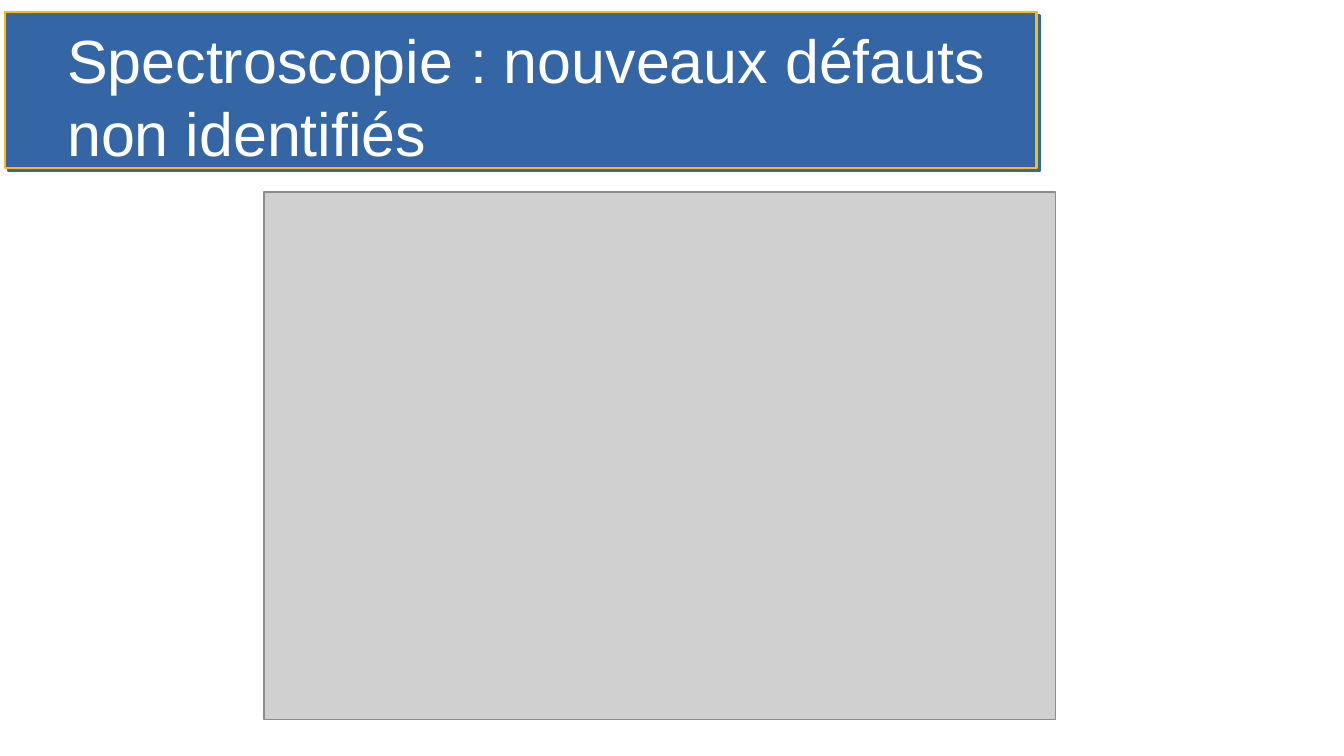
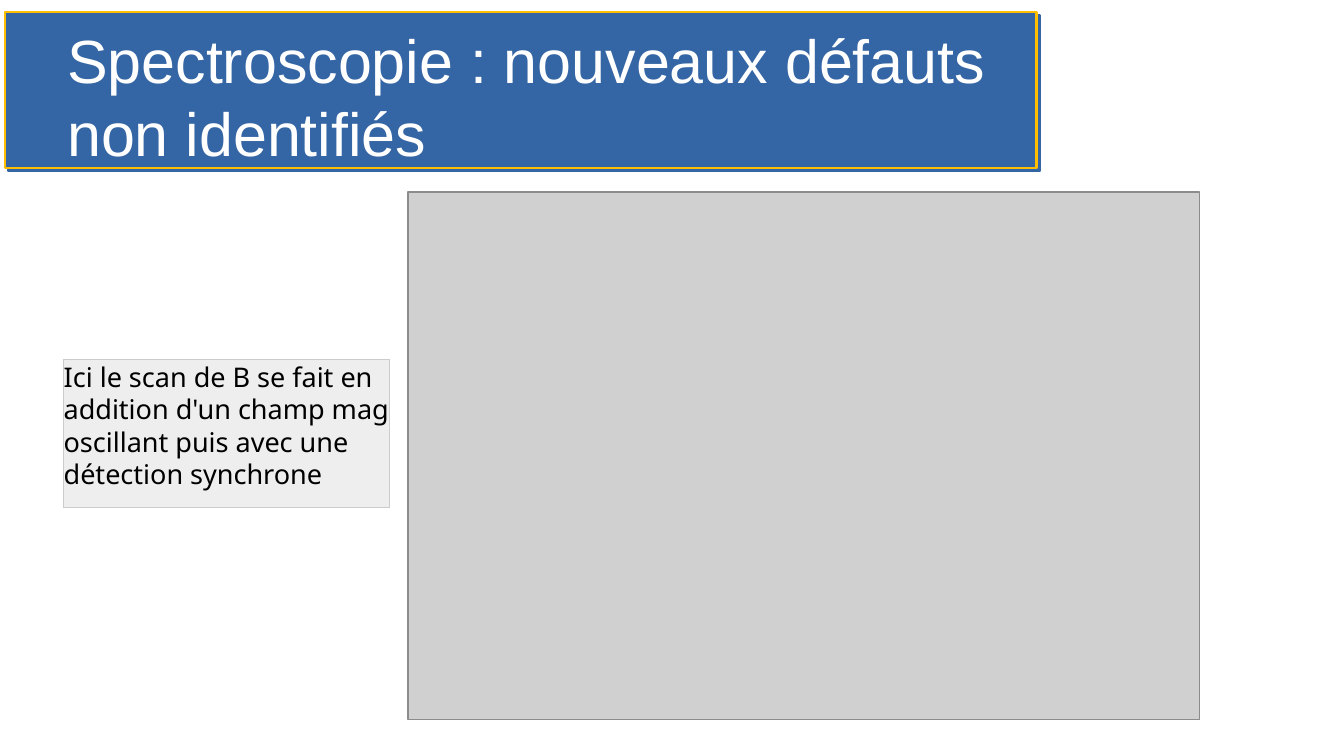
Before and after one commit to cpelletm/these, a slide deck: slide 10 of abstract/Comité 2/Comité 2.odp. Drawn at 1344x756 pixels with LibreOffice and Linux fonts; fonts in the diff are those of the drawing; grey boxes stand for pictures. Boxes give left, top, right and bottom in pixels: in the first picture for what was removed or moved away, otherwise in the second. Text is boxed around its words. In the diff, an @@ line names an element or a change of style, - is before the commit and + after.

```diff
--- a/abstract/Comité 2/Comité 2.odp
+++ b/abstract/Comité 2/Comité 2.odp
@@ picture: place and size @@
-picture at <box>265,191,1057,720</box>
+picture at <box>409,191,1201,720</box>
@@ rectangle added at <box>63,360,390,507</box>, fill #EEEEEE, outline #CCCCCC 0 pt, 16 pt, text #000000 @@
+Ici le scan de B se fait en
+addition d'un champ mag
+oscillant puis avec une
+détection synchrone
```
Also in this commit, not shown: 4 other slides changed, 2 other files.
